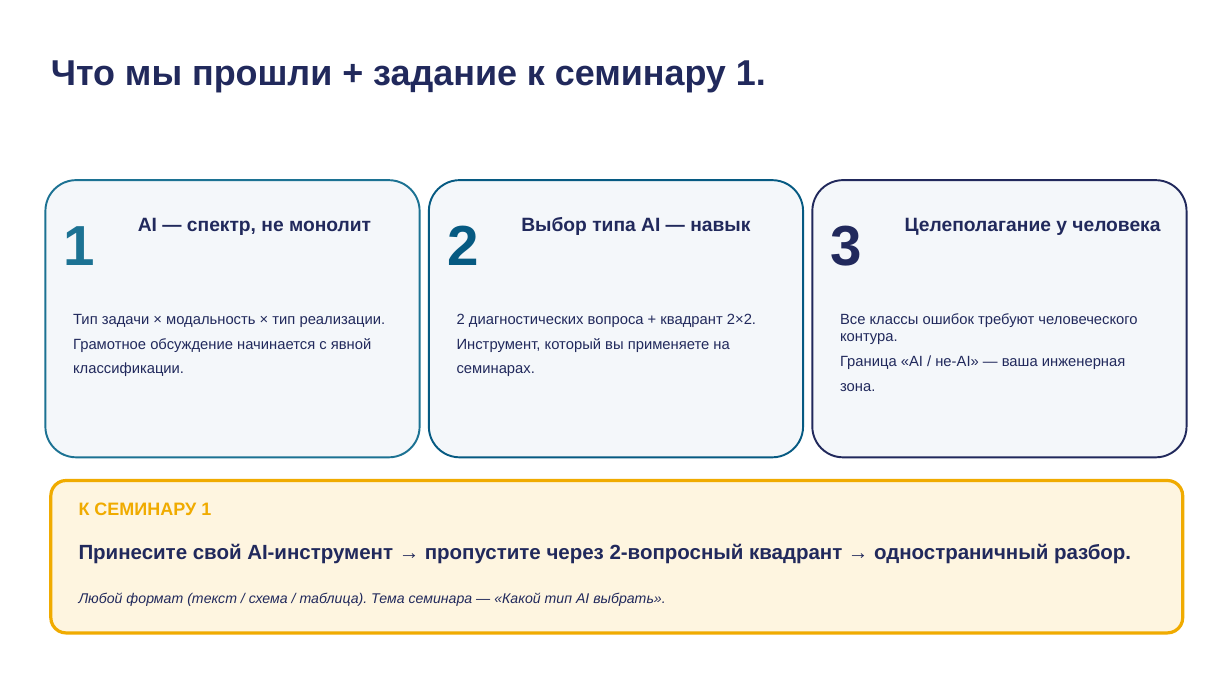
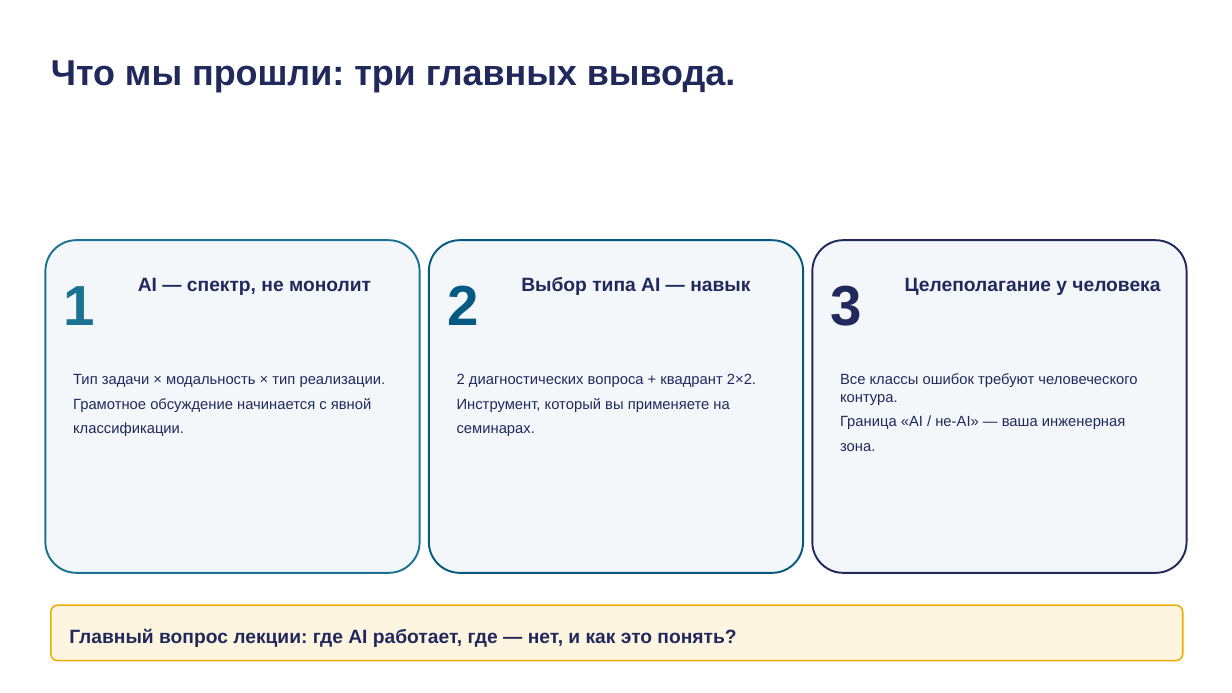
Before and after one commit to tellina-study/AI-usage-lessons, a slide deck: slide 30 of library/lectures/lec-01/rendered/lec-01.pptx. Drawn at 1232x693 pixels with LibreOffice and Linux fonts; fonts in the diff are those of the drawing. Boxes give left, top, right and bottom in pixels: in the first picture for what was removed or moved away, otherwise in the second. Text is boxed around its words. In the diff, an @@ line names an element or a change of style, - is before the commit and + after.

Commit message:
Phase 4: deck.yaml + slides revision (presentation-designer) — issue #153
- Удалены s03/s04 (опрос) и старый s05b; добавлены s00a (welcome) +
  s00b (course hook, переработан из s05b) перед cover.
- s02a redesigned: timeline "план лекции" вместо 5-card grid.
- Новый s06a: предыстория 1943 (McCulloch-Pitts) перед "70 лет ИИ".
- s08: рынок AI синхронизирован с chapter.md (Grand View Research).
- s09: эпизод 4 Kimi K2.5 → Georgi Gerganov/llama.cpp/ggml.ai (кандидат
  D), с дифференциацией нарратива от episode 3 (продукт vs инфраструктура).
- s12/s13: матрица без YOLO-подсветки, quadrant с подписями точек.
- s15-s19a: eyebrow-заголовки "о чём этот слайд"; s15 alignment+framing,
  s16 full-history visual + убрана "а не магия", s17 убрано "Возвращаемся
  к...".
- s18: полный redesign — linear ReAct pipeline (plan→act→observe→reflect)
  вместо слабой hub-and-spoke схемы.
- s23: добавлен переходный мостик от section-дивайдера; переведены
  оставшиеся англицизмы (title+bullets).
- s25: russification деталей timeline (rollback/Twitter/postmortem →
  откат/соцсети/разбор причин).
- s26: строка Hassabis синхронизирована с chapter.md (2029-2030, 3-4 года).
- s28: убрано домашнее задание к семинару.
- s29: полностью переписан на 4-модульную структуру issue #153 (verbatim,
  синхронно с chapter.md §5.1); новый s29a — формула оценки 100=10+30+3×20.
- s31: "Q&A" → "Вопросы?".
- Pacing пересчитан: active_min 62.5→60.5, buffer_min 12.5→14.5 (total
  75 сохранён точно). Изоляция manifest/РПД подтверждена (zero-diff).

#153

```diff
--- a/library/lectures/lec-01/rendered/lec-01.pptx
+++ b/library/lectures/lec-01/rendered/lec-01.pptx
@@ text at (51,60,735,92): text changed @@
-Что мы прошли + задание к семинару 1.
+Что мы прошли: три главных вывода.
@@ rounded rectangle: place and size @@
-rounded rectangle at (45,180,420,457)
+rounded rectangle at (45,240,420,573)
@@ rounded rectangle: place and size @@
-rounded rectangle at (429,180,803,457)
+rounded rectangle at (429,240,803,573)
@@ proportions changed in 3 elements at (45,240,420,573), (429,240,803,573), (812,240,1187,573) @@
@@ rounded rectangle: place and size @@
-rounded rectangle at (812,180,1187,457)
+rounded rectangle at (812,240,1187,573)
@@ 9 texts: place and size @@
-9 texts at (64,217,1160,391)
+9 texts at (64,277,1160,451)
@@ text removed at (79,543,1131,564) @@
-Принесите свой AI-инструмент → пропустите через 2-вопросный квадрант → одностраничный разбор.
@@ text removed at (79,592,665,606) @@
-Любой формат (текст / схема / таблица). Тема семинара — «Какой тип AI выбрать».
@@ rounded rectangle: place and size @@
-rounded rectangle at (51,481,1183,633)
+rounded rectangle at (51,605,1183,661)
@@ rounded rectangle at (51,605,1183,661): outline #F0AB00 2.5 pt to #F0AB00 1.2 pt; proportions changed @@
@@ text at (69,628,736,647): text changed; size 14 to 15 pt; text colour #F0AB00 to #21295C @@
-К СЕМИНАРУ 1
+Главный вопрос лекции: где AI работает, где — нет, и как это понять?
@@ text "Главный вопрос лекции: где AI ..." at (69,628,736,647): vertical alignment top to middle @@
```
Also in this commit, not shown: 19 other slides changed, 4 slides added, 3 slides removed, 29 other files.
